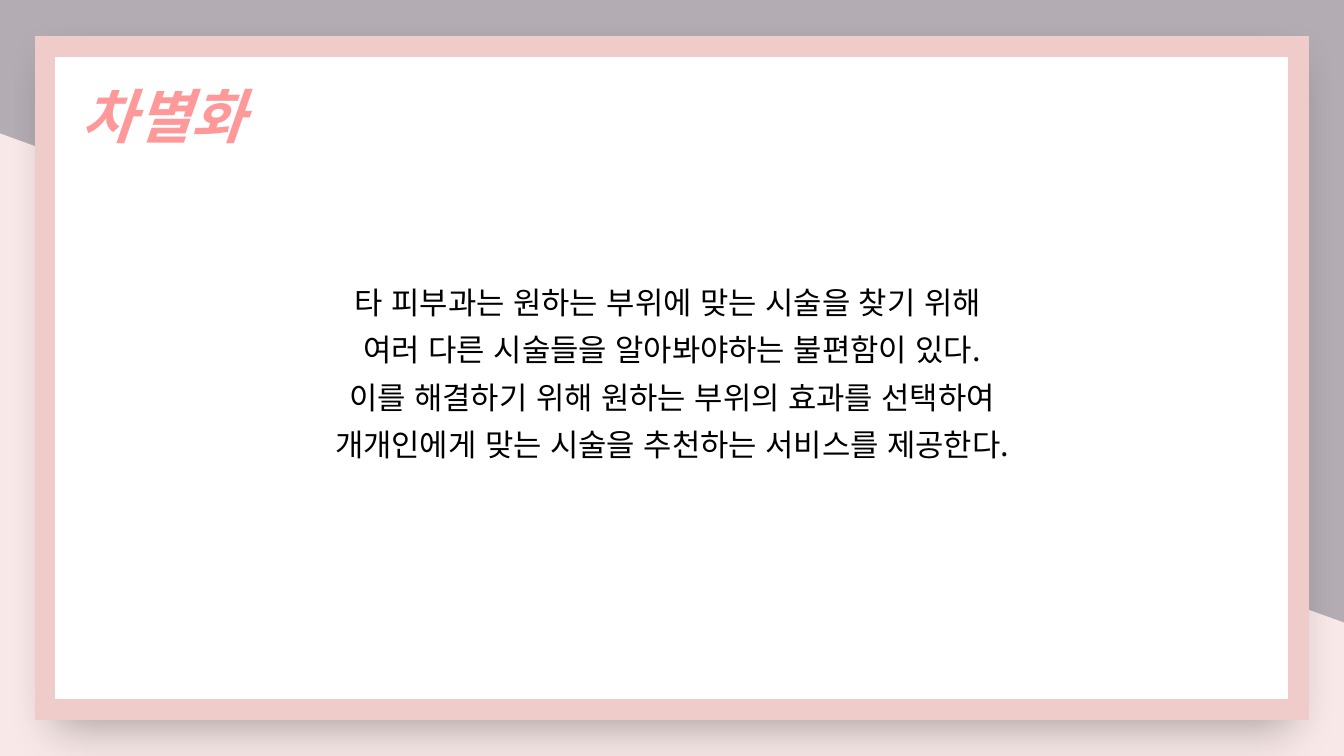
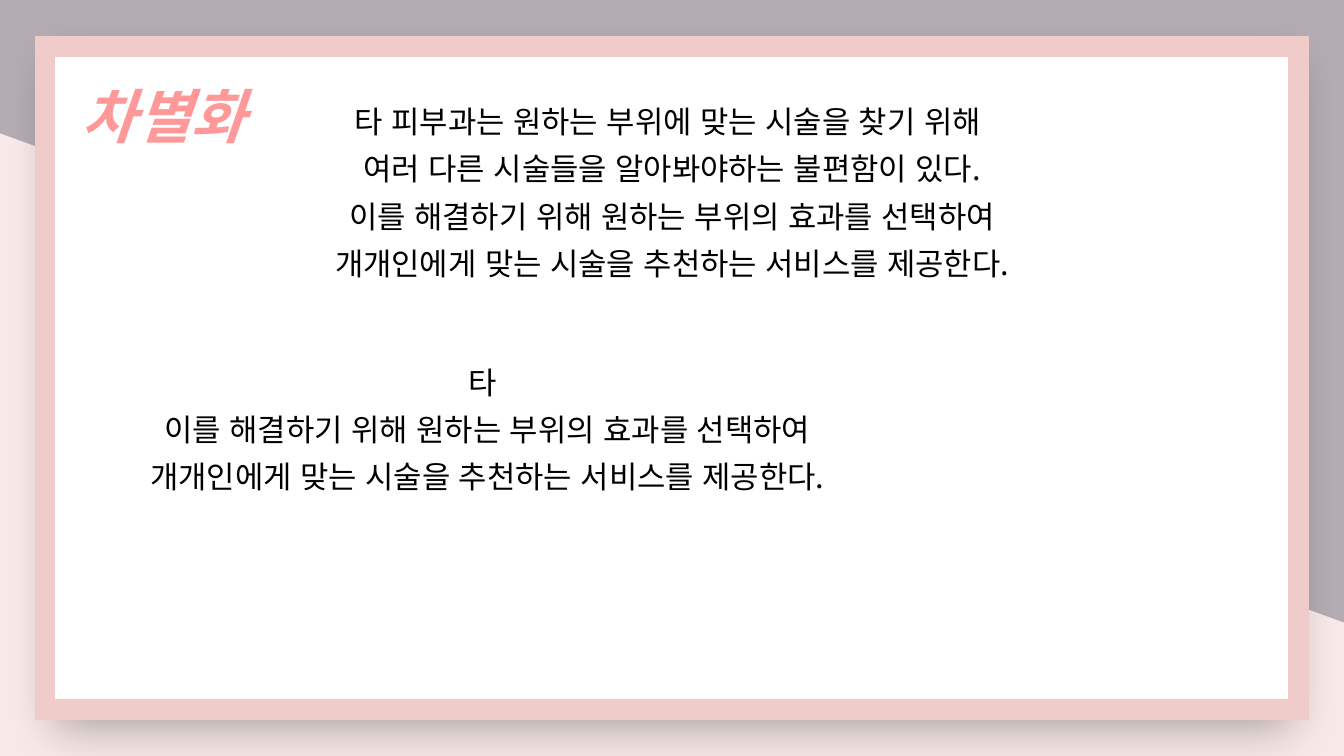
Before and after one commit to nimi2838/thecare, a slide deck: slide 9 of 졸작 기획서.pptx. Drawn at 1344x756 pixels with LibreOffice and Linux fonts; fonts in the diff are those of the drawing. Boxes give left, top, right and bottom in pixels: in the first picture for what was removed or moved away, otherwise in the second. Text is boxed around its words. In the diff, an @@ line names an element or a change of style, - is before the commit and + after.

```diff
--- a/졸작 기획서.pptx
+++ b/졸작 기획서.pptx
@@ text "타 피부과는 원하는 부위에 맞는 ...": place and size @@
-text "타 피부과는 원하는 부위에 맞는 ..." at [335, 288, 1009, 459]
+text "타 피부과는 원하는 부위에 맞는 ..." at [335, 107, 1009, 278]
@@ text added at [150, 368, 824, 491], 22 pt, text #000000 @@
+타
+이를 해결하기 위해 원하는 부위의 효과를 선택하여
+개개인에게 맞는 시술을 추천하는 서비스를 제공한다.
```
Also in this commit, not shown: 14 other slides changed, 1 slide added, 1 other file.
